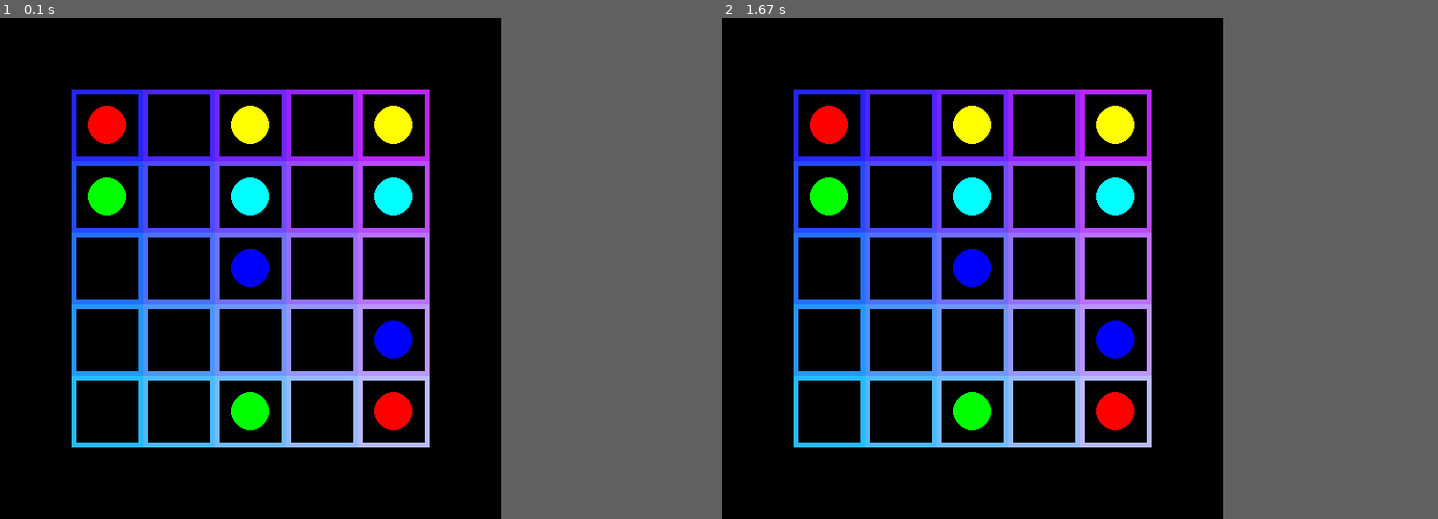
Above: before the commit, frames 1-2 (left to right).
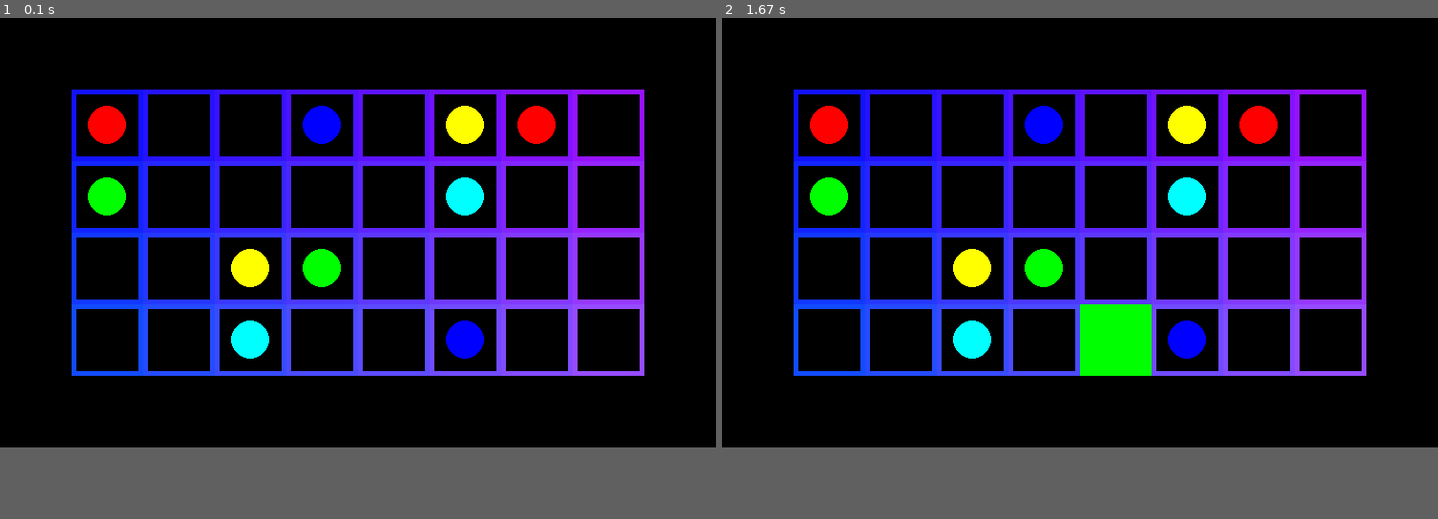
Above: after the commit, the same moments.

Repository: edvinalestig/flow-pygame
Game: pygame game, started from main.py
The game is run twice, just before and just after one commit, with the same random seed, the same clock (stepped at 60 frames per second) and the same inputs.
Inputs (mouse positions are in pixels of both pictures, inside the frame that each line leads up to):
- Up to frame 1 (0.1 s): no input
- Up to frame 2 (1.67 s): press the mouse at (901, 268) at 0.37 s; move the mouse to (1001, 313) at 0.47 s; release the mouse at (1101, 358) at 0.6 s
In our replay, the window is 525x525 before the commit and 750x450 after it. These sizes can differ from the game's own. Grey fills any space a smaller window leaves; there, only what the larger window draws over its background counts as a difference.

The runs differ from the first frame. In frame 1, 17% of the frame differs, in the area x 10-90%, y 14-86%; in frame 2, 18%.

Commit message:
Added support for rectangular boards

Diff:
--- a/levels.py
+++ b/levels.py
@@ -1,6 +1,7 @@
 def getLevel():
+    # [colour, start tile, end tile]
     colours1 = [[(255, 0, 0), 0, 24], [(0, 255, 0), 1, 14], [(0, 0, 255), 12, 23], [(255, 255, 0), 10, 20], [(0, 255, 255), 11, 21]]
-    level1 = {"tiles": 5, "colours": colours1}
+    level1 = {"height": 4, "width": 8, "colours": colours1}
 
 
     return level1
--- a/main.py
+++ b/main.py
@@ -24,12 +24,13 @@
 
     def loadLevel(self, level):
 
-        tiles = level["tiles"]
+        height = level["height"]
+        width = level["width"]
 
-        size = self.sideLength * (tiles+2), self.sideLength * (tiles+2)
+        size = self.sideLength * (width+2), self.sideLength * (height+2)
         if self.dev: print("Screen size:", size)
 
-        fillHeight, fillWidth = self.sideLength * tiles, self.sideLength * tiles
+        fillHeight, fillWidth = self.sideLength * height, self.sideLength * width
 
         self.screen = pygame.display.set_mode(size)
 
@@ -41,7 +42,7 @@
             while j < fillHeight + self.sideLength:
 
                 rectangle = pygame.Rect(i, j, self.sideLength, self.sideLength)
-                pygame.draw.rect(self.screen, [i/2, j/2, 255], rectangle, 5)
+                pygame.draw.rect(self.screen, [i/4, j/4, 255], rectangle, 5)
                 self.rectangles.append(rectangle)
 
                 centrePoint = (math.floor(i + self.sideLength/2), math.floor(j + self.sideLength/2))
